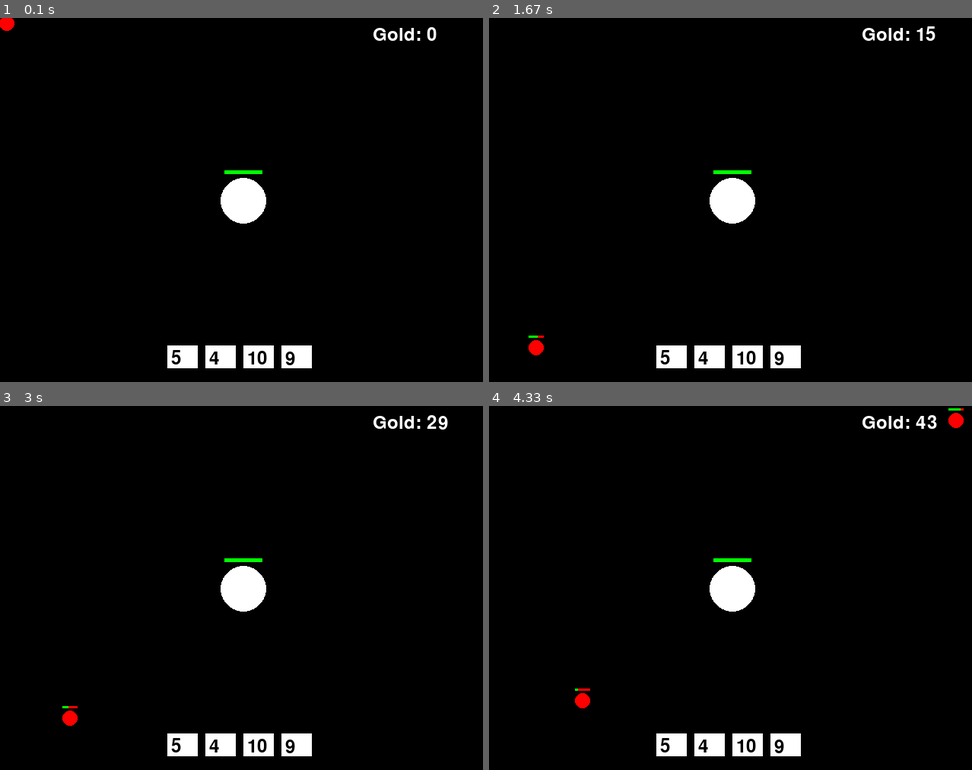
Above: before the commit, frames 1-4 (two rows, left to right).
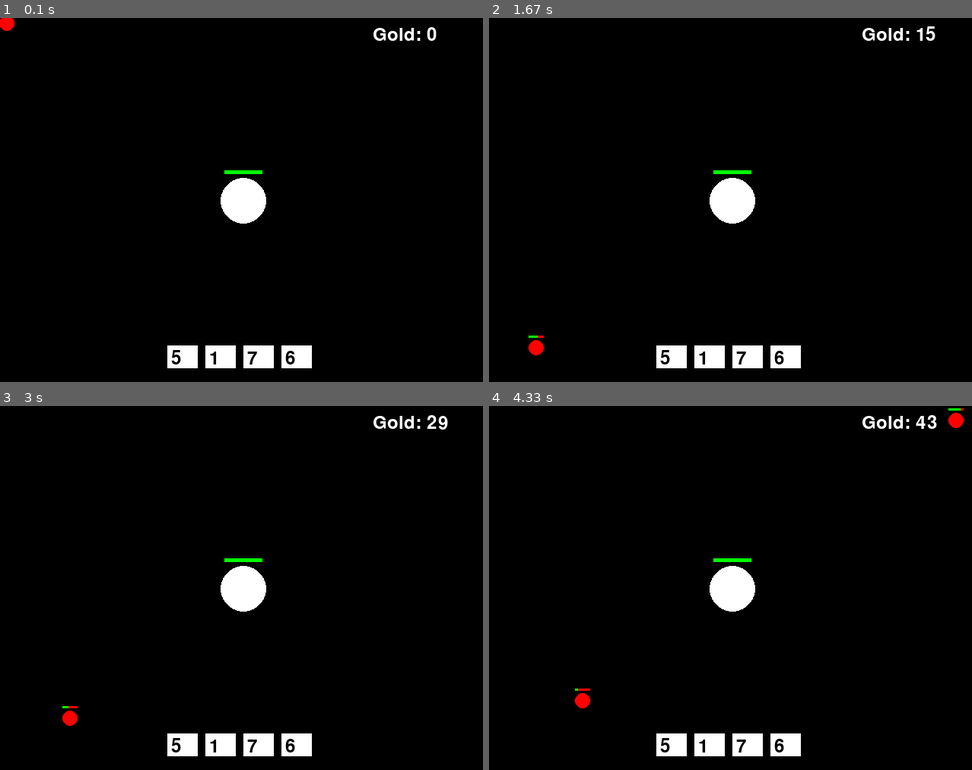
Above: after the commit, the same moments.

Repository: thatkyle/pytd
Game: pygame game, started from pygame/main.py
Same seed, same stepped clock (60 frames per second), same inputs: the game is played once before the commit and once after it.
Inputs:
- Up to frame 1 (0.1 s): no input
- Up to frame 2 (1.67 s): no input
- Up to frame 3 (3 s): no input
- Up to frame 4 (4.33 s): no input

The runs differ from the first frame. In frame 1, 0.2% of the frame differs, in the area x 43-62%, y 91-96%; in frame 2, 0.2%; in frame 3, 0.2%; in frame 4, 0.2%.

Commit message:
Start with shop

Diff:
--- a/pygame/ui.py
+++ b/pygame/ui.py
@@ -7,7 +7,7 @@
         self.screen_width = screen_width
         self.screen_height = screen_height
         self.buttons = [f"{i+1}" for i in range(10)]
-        self.current_buttons = []
+        self.current_buttons = random.sample(self.buttons, 4)
         self.gold = 0
         self.last_gold_update = time.time()
         self.last_button_update = time.time()
@@ -20,7 +20,7 @@
             self.last_gold_update = time.time()
 
         # Update buttons every 30 seconds
-        if self.last_button_update - self.start_time < 0.001 or time.time() - self.last_button_update >= 30:
+        if time.time() - self.last_button_update >= 30:
             self.current_buttons = random.sample(self.buttons, 4)
             self.last_button_update = time.time()
 
